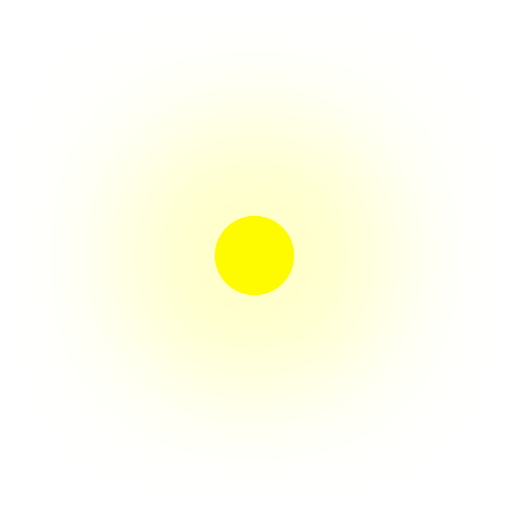
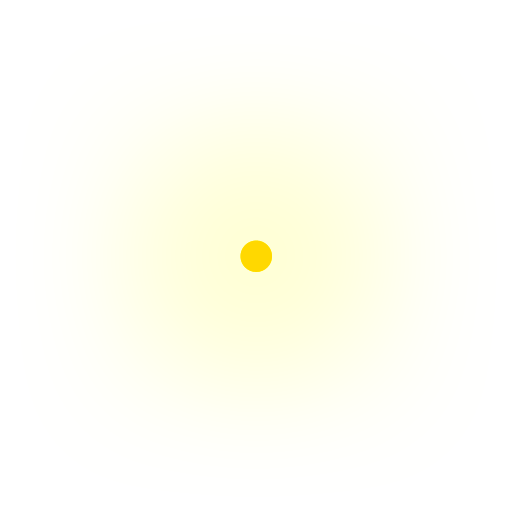
Comparing the layer stacks of the two 511×512 images. Changes:
painted on "Shape 1 copy" over [215, 216, 294, 295]
painted on "Shape 1" over [215, 216, 294, 295]
